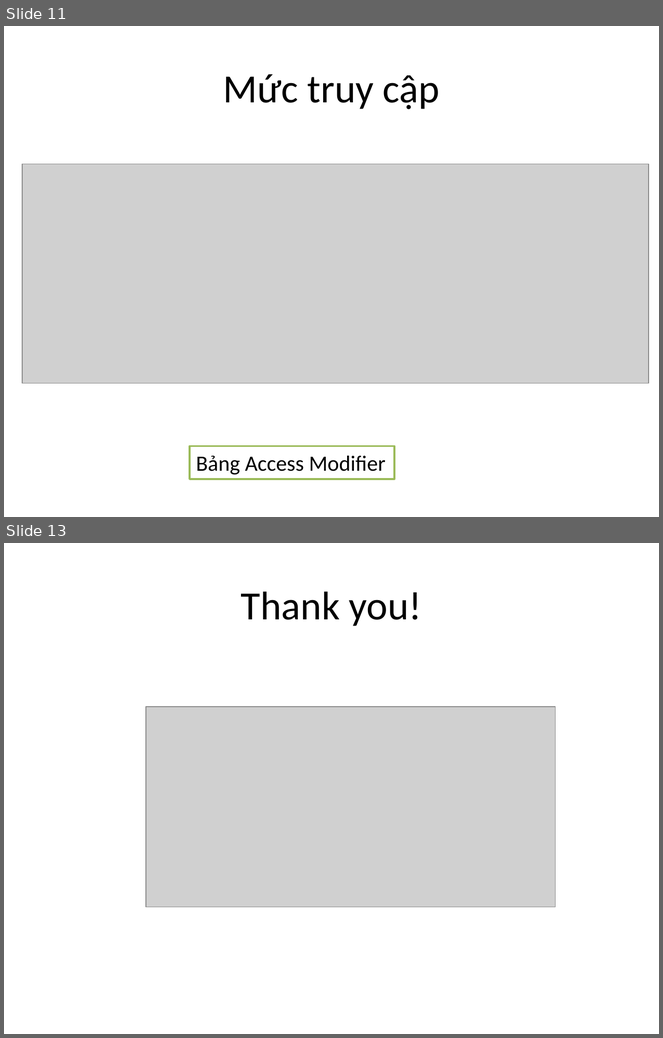
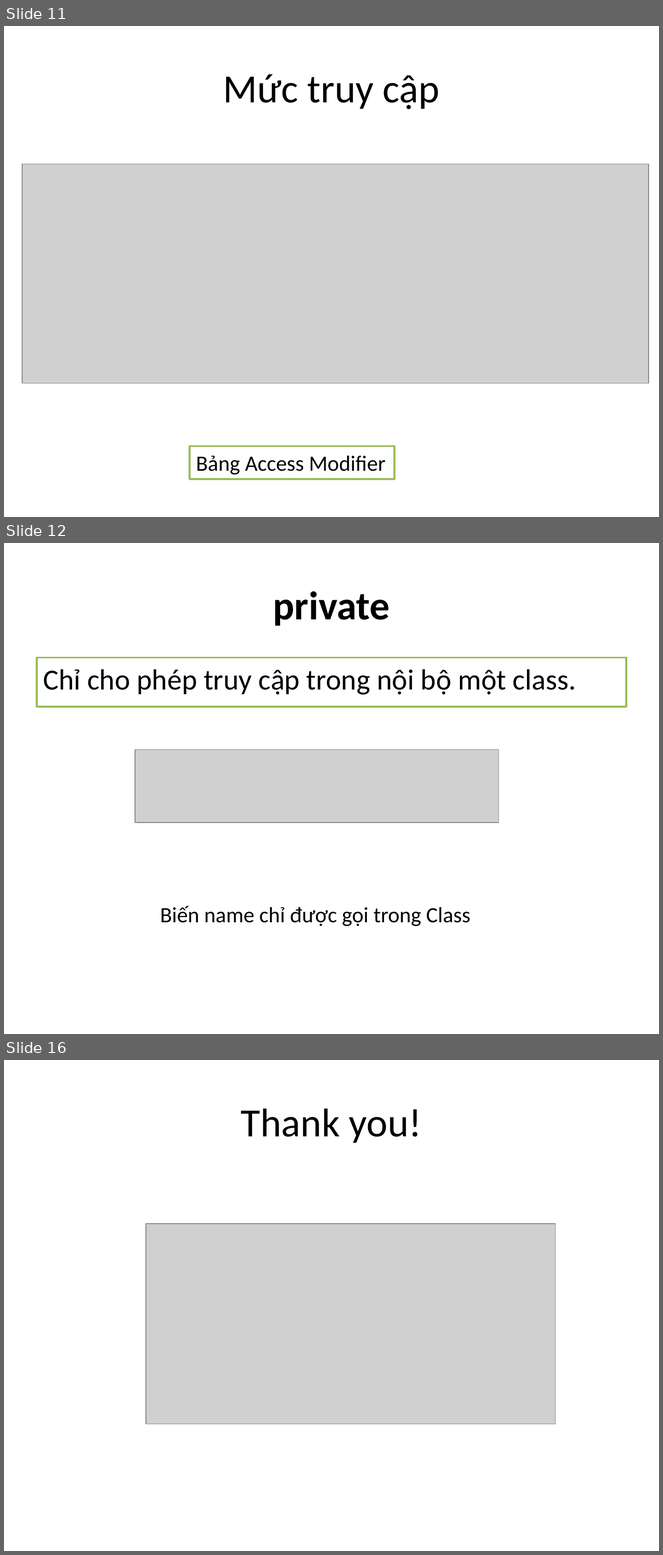
Before and after one commit to phithanh97cs/T3H, a slide deck: 3. Back-end/1. JavaCore/3-2. Access Modifier trong java.pptx. Shown one above the other, each under a label of ours: slides 11 and 13 before the commit, slides 11, 12 and 16 after it; the slides between them are not shown. The pictures are 663x1038 and 663x1555 pixels, drawn with LibreOffice and Linux fonts; fonts in the diff are those of the drawing; grey boxes stand for pictures. Boxes give left, top, right and bottom in pixels: in the first picture for what was removed or moved away, otherwise in the second. Text is boxed around its words. In the diff, an @@ line names an element or a change of style, - is before the commit and + after.

```diff
--- a/3. Back-end/1. JavaCore/3-2. Access Modifier trong java.pptx
+++ b/3. Back-end/1. JavaCore/3-2. Access Modifier trong java.pptx
@@ slide 12 added at <box>4,543,659,1034</box>, background #FFFFFF @@
@@ title added at <box>273,591,390,626</box>, 44 pt, text #000000, bold @@
+private
@@ text added at <box>37,657,626,707</box>, fill #FFFFFF, outline #9BBB59 2 pt, 32 pt, text #000000 @@
+Chỉ cho phép truy cập trong nội bộ một class.
@@ picture added at <box>135,750,499,823</box> @@
@@ text added at <box>160,906,470,927</box>, 24 pt, text #000000 @@
+Biến name chỉ được gọi trong Class
@@ what was slide 13 is now slide 16 @@
```
Also in this commit, not shown: 2 slides changed, 2 other slides added.
